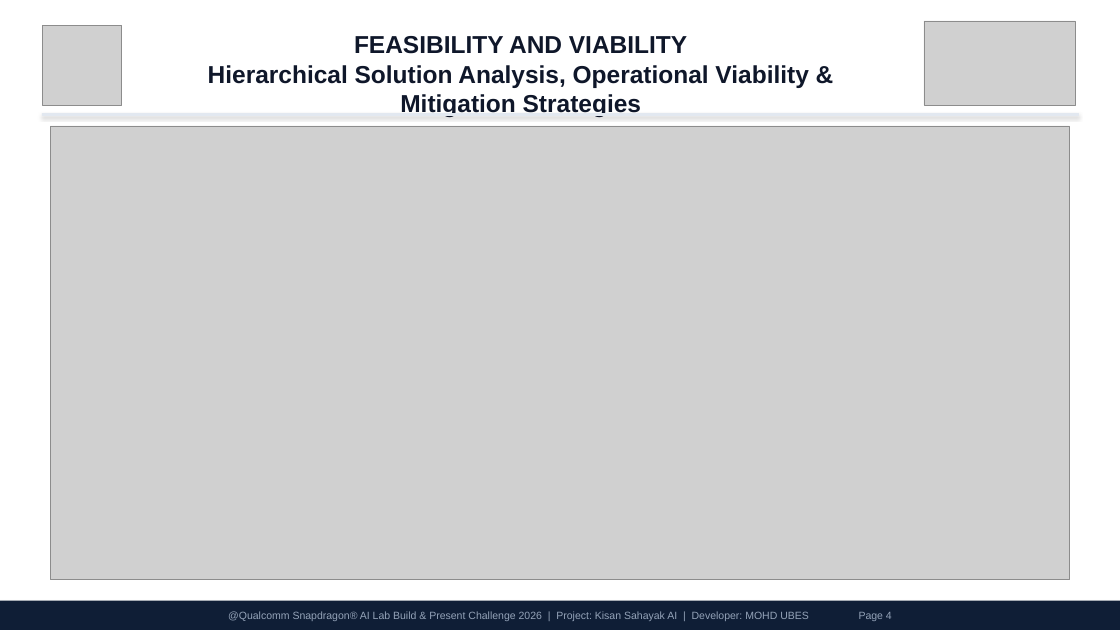
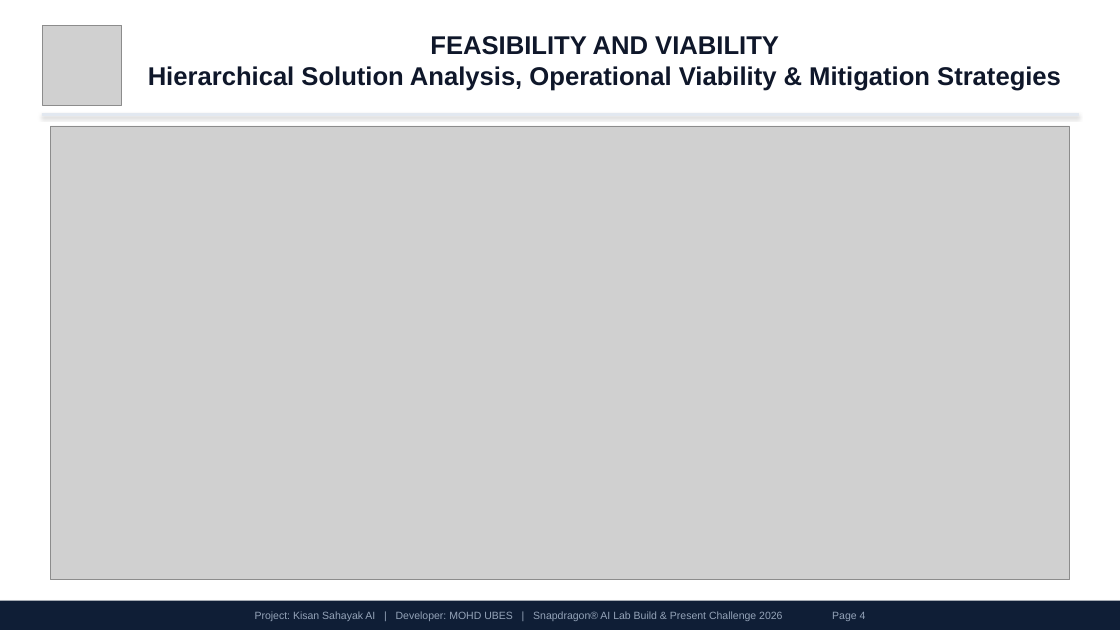
Before and after one commit to MOHDUBES/Kisan-Sahayak-AI, a slide deck: slide 4 of Kisan_Sahayak_AI_Pitch_Presentation.pptx. Drawn at 1120x630 pixels with LibreOffice and Linux fonts; fonts in the diff are those of the drawing; grey boxes stand for pictures. Boxes give left, top, right and bottom in pixels: in the first picture for what was removed or moved away, otherwise in the second. Text is boxed around its words. In the diff, an @@ line names an element or a change of style, - is before the commit and + after.

Commit message:
style: remove hackathon bulb logo from presentation header

```diff
--- a/Kisan_Sahayak_AI_Pitch_Presentation.pptx
+++ b/Kisan_Sahayak_AI_Pitch_Presentation.pptx
@@ text "FEASIBILITY AND VIABILITY Hierarchical Solution ...": place and size @@
-text "FEASIBILITY AND VIABILITY Hierarchical Solution ..." at [208,36,808,117]
+text "FEASIBILITY AND VIABILITY Hierarchical Solution ..." at [148,36,1061,91]
@@ text "FEASIBILITY AND VIABILITY Hierarchical Solution ..." at [148,36,1061,91]: size 21 to 22 pt @@
@@ picture removed at [924,21,1075,105] @@
@@ text in rectangle at [255,611,866,621]: text changed @@
-@Qualcomm Snapdragon® AI Lab Build & Present Challenge 2026 | Project: Kisan Sahayak AI | Developer: MOHD UBES Page 4
+Project: Kisan Sahayak AI | Developer: MOHD UBES | Snapdragon® AI Lab Build & Present Challenge 2026 Page 4
```
Also in this commit, not shown: 5 other slides changed, 2 other files.
